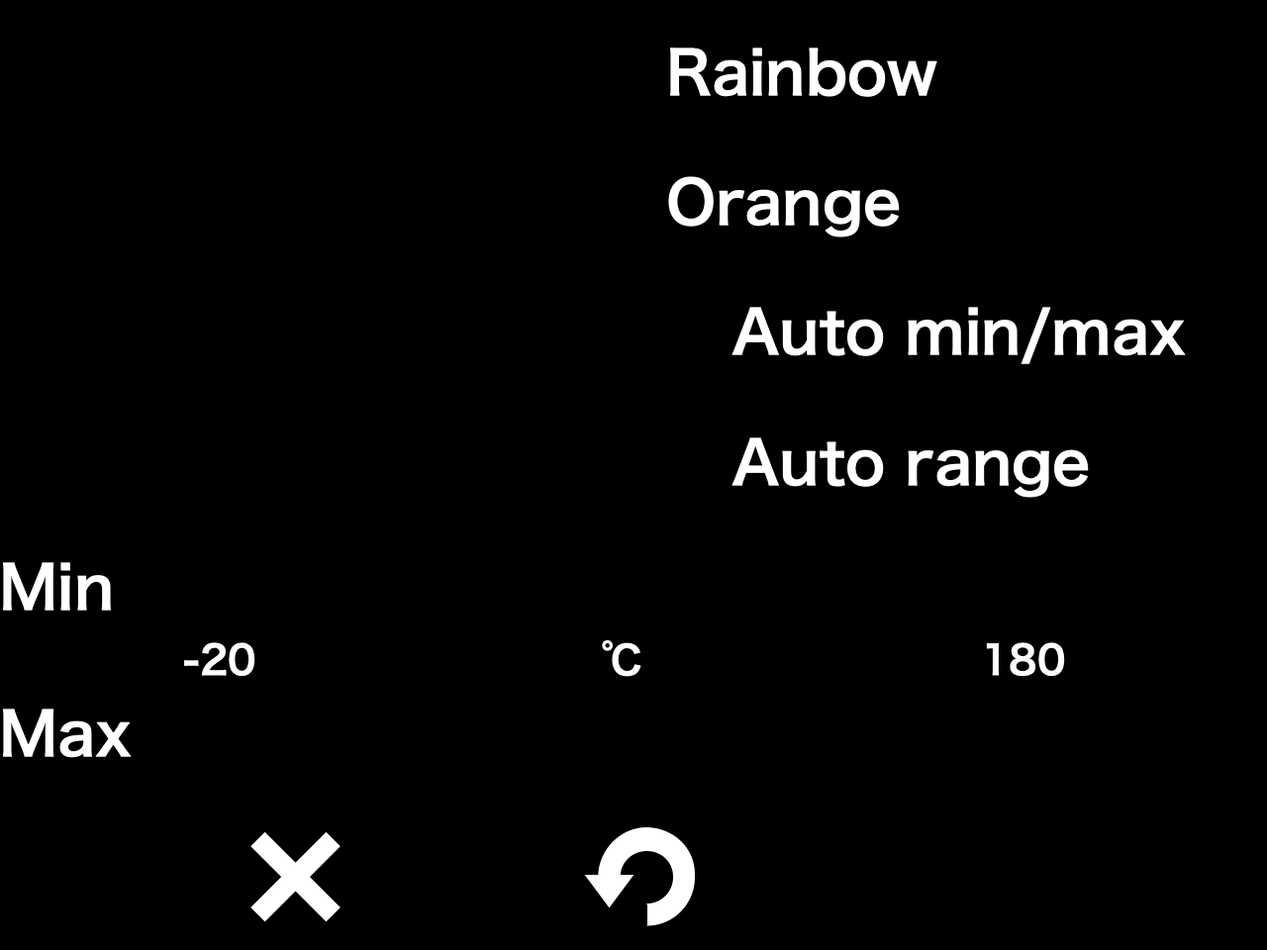
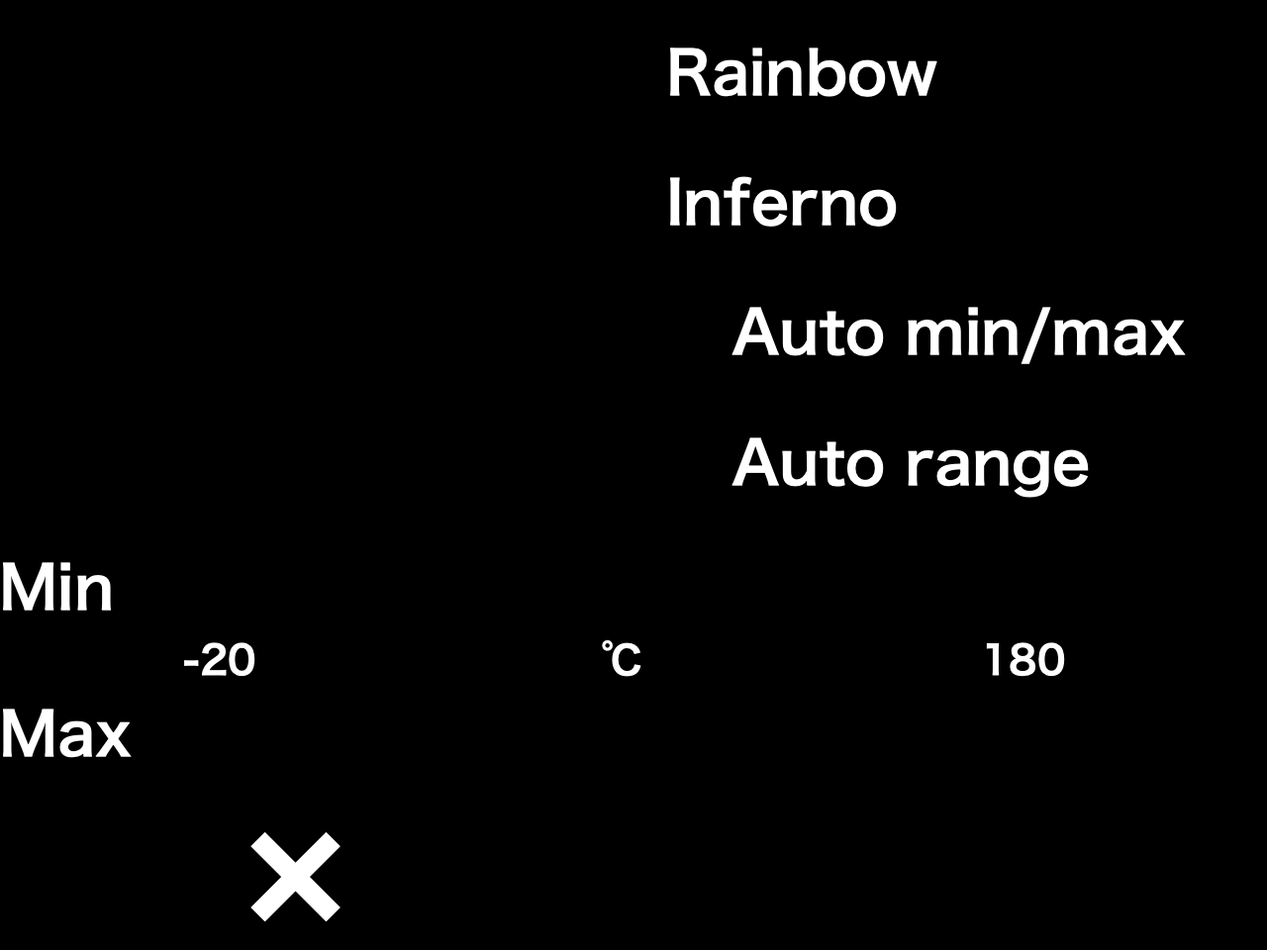
Revision of a layered 1267px x 950px image; what changed, layer by layer:
hid "Layer 15" over [583, 827, 695, 927]
hid "Layer 14" over [583, 827, 695, 927]
painted on "Layer 11" over [667, 176, 900, 238]
showed "Layer 13" (2nd of 2) over [583, 176, 900, 927]
